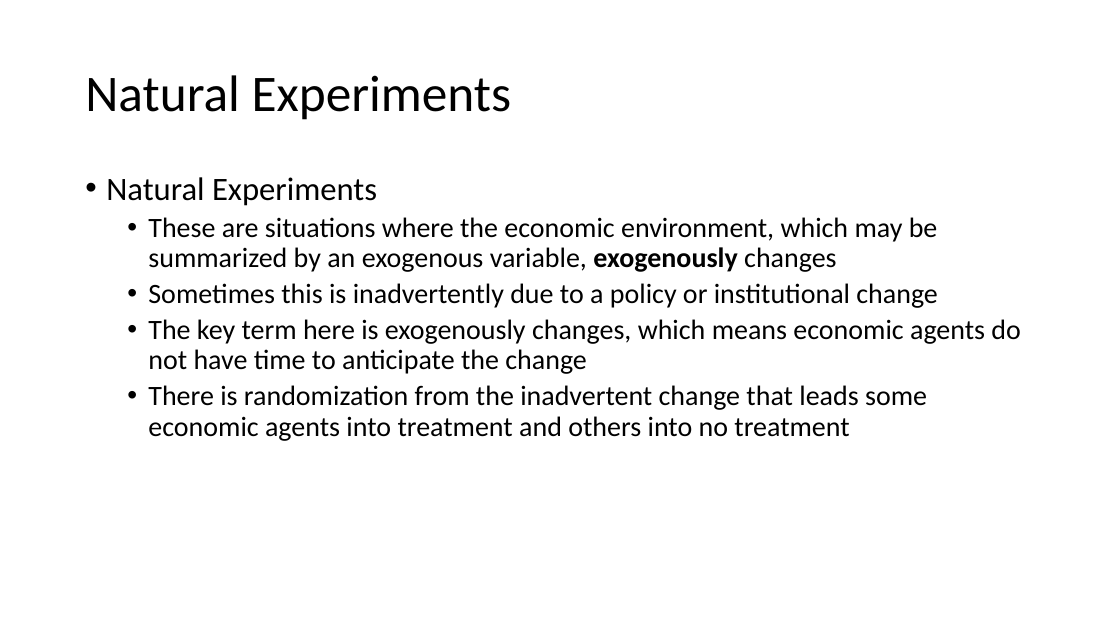
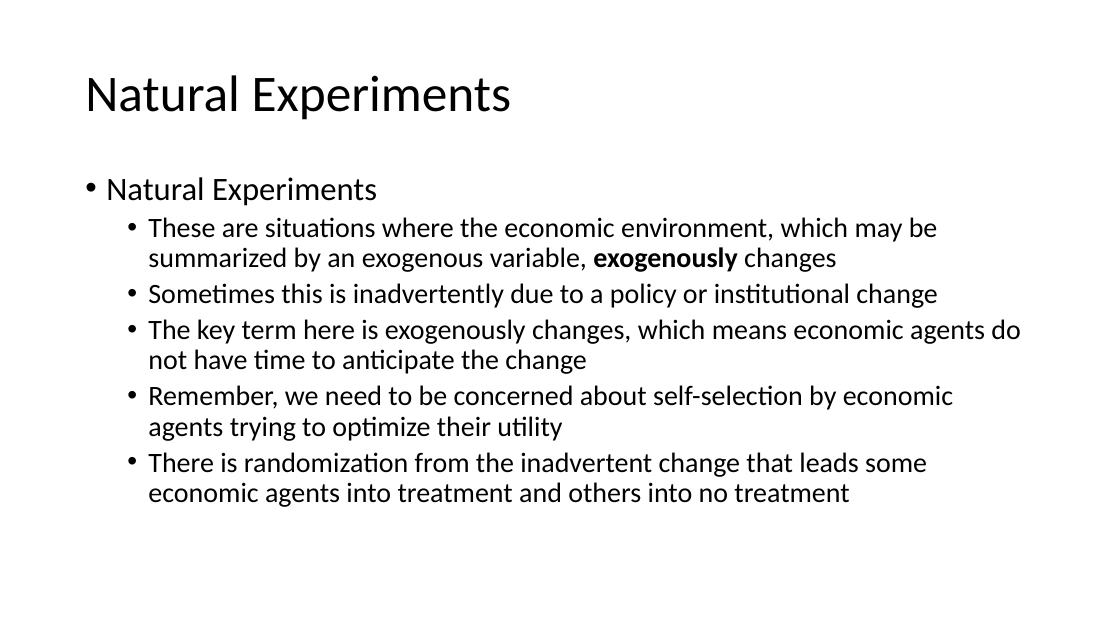
Before and after one commit to rowesamuel/Econ645, a slide deck: slide 23 of Slides/Week_5_Natural_Exp_DD.pptx (slide 7 before the commit). Drawn at 1120x630 pixels with LibreOffice and Linux fonts; fonts in the diff are those of the drawing. Boxes give left, top, right and bottom in pixels: in the first picture for what was removed or moved away, otherwise in the second. Text is boxed around its words. In the diff, an @@ line names an element or a change of style, - is before the commit and + after.

```diff
--- a/Slides/Week_5_Natural_Exp_DD.pptx
+++ b/Slides/Week_5_Natural_Exp_DD.pptx
@@ text at [148,385,953,441]: paragraph added @@
+  • Remember, we need to be concerned about self-selection by economic agents trying to optimize their utility
```
Also in this commit, not shown: 10 other slides changed, 16 slides added, 11 other files.
